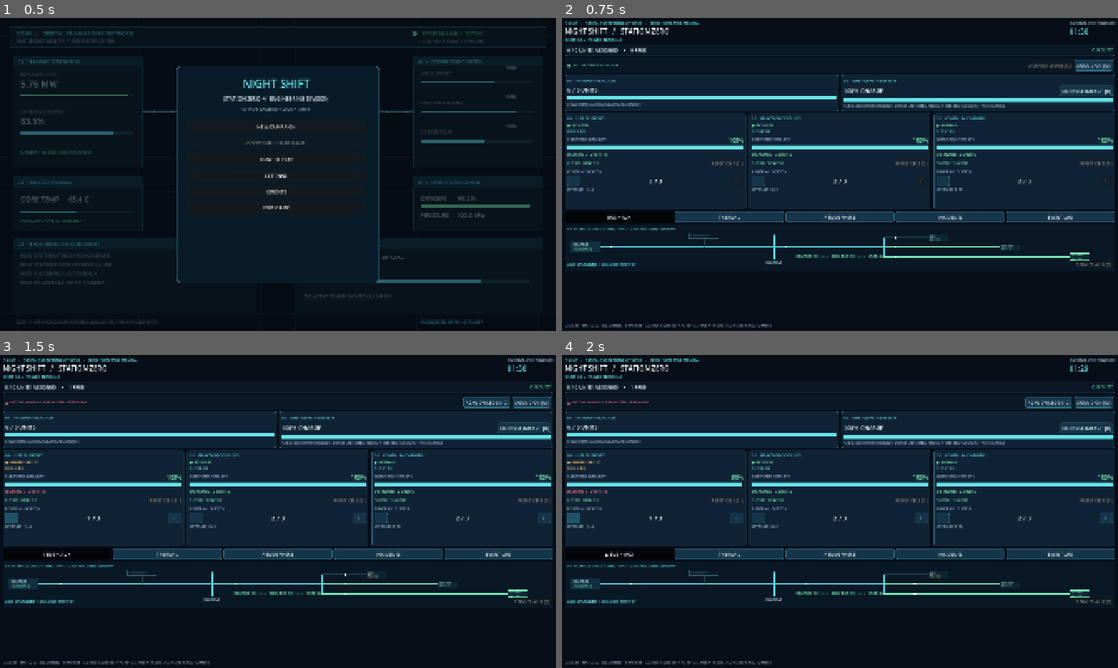
Above: before the commit, frames 1-4 (two rows, left to right).
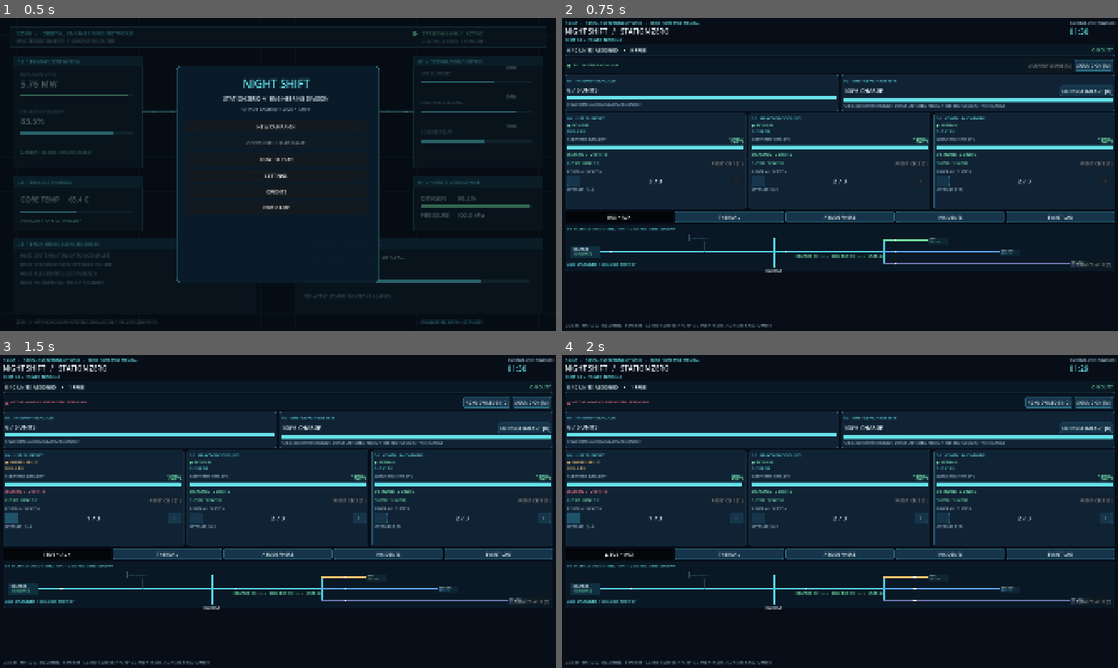
Above: after the commit, the same moments.

Repository: JIGSAW-HJH/GameDev
Game: Godot game, scene res://scenes/main.tscn
Two runs of this game, one before a commit and one after it. Both use one fixed random seed, a clock stepped at 60 frames per second and the inputs below.
Inputs:
- Up to frame 1 (0.5 s): no input
- Up to frame 2 (0.75 s): click "NEW CAMPAIGN" at 0.5 s
- Up to frame 3 (1.5 s): click "−" at 1.25 s
- Up to frame 4 (2 s): no input

Frame 1 is identical in both runs. In frame 2, 1.6% of the frame differs, in the area x 1-95%, y 68-82%; in frame 3, 1.6%; in frame 4, 1.6%.

Commit message:
V1.2.1 expand live bus diagram vertical spacing and color-code branches

Diff:
--- a/NightShift-StationZero/scripts/bus_diagram.gd
+++ b/NightShift-StationZero/scripts/bus_diagram.gd
@@ -13,7 +13,11 @@
 const YELLOW := Color("#ffc56e")
 const RED := Color("#ff7187")
 const FAINT := Color("#325367")
-const TEXT := Color("#b3cedc")
+const TEXT := Color("#d7e7ed")
+const LIFE := Color("#6ee0a2")
+const COOLING := Color("#5fa7ff")
+const COMMS := Color("#bd94ff")
+const ORANGE := Color("#ffb66d")
 
 func _process(delta: float) -> void:
     animation_time += delta
@@ -25,32 +29,32 @@
         return
     var font: Font = ThemeDB.fallback_font
     var label_size := 12
-    var mid_y := 51.0
+    var mid_y := 68.0
     var source_x := 95.0
     var bus_x := w * 0.38
     var branch_x := w * 0.58
     var ends := [w * 0.70, w * 0.83, w * 0.96]
-    var branch_ys := [18.0, 51.0, 84.0]
+    var branch_ys := [27.0, 68.0, 109.0]
     var live_color: Color = RED if brownout else BLUE
-    draw_rect(Rect2(9.0, 31.0, 104.0, 40.0), Color("#102f40"), true)
-    draw_rect(Rect2(9.0, 31.0, 104.0, 40.0), BLUE, false, 1.0)
-    draw_string(font, Vector2(20.0, 47.0), "REACTOR", HORIZONTAL_ALIGNMENT_LEFT, -1, label_size, TEXT)
-    draw_string(font, Vector2(25.0, 62.0), "%d / 6 UNITS" % reactor_units, HORIZONTAL_ALIGNMENT_LEFT, -1, 11, GREEN if reactor_units == 6 else YELLOW)
+    draw_rect(Rect2(9.0, 48.0, 104.0, 40.0), Color("#102f40"), true)
+    draw_rect(Rect2(9.0, 48.0, 104.0, 40.0), ORANGE, false, 1.0)
+    draw_string(font, Vector2(20.0, 64.0), "REACTOR", HORIZONTAL_ALIGNMENT_LEFT, -1, label_size, TEXT)
+    draw_string(font, Vector2(25.0, 79.0), "%d / 6 UNITS" % reactor_units, HORIZONTAL_ALIGNMENT_LEFT, -1, 11, GREEN if reactor_units == 6 else YELLOW)
     _wire(Vector2(113.0, mid_y), Vector2(bus_x, mid_y), live_color, reactor_units > 0)
     var battery_x := w * 0.25
     var battery_color: Color = GREEN if battery_online else FAINT
-    _wire(Vector2(battery_x, 17.0), Vector2(battery_x, mid_y), battery_color, battery_online)
-    draw_rect(Rect2(battery_x - 49.0, 1.0, 98.0, 20.0), battery_color, false, 1.0)
-    draw_string(font, Vector2(battery_x - 44.0, 15.0), "BATTERY +2" if battery_online else "BATTERY OFF", HORIZONTAL_ALIGNMENT_LEFT, -1, 10, battery_color)
-    draw_line(Vector2(bus_x, 10.0), Vector2(bus_x, 94.0), live_color, 5.0, true)
-    draw_string(font, Vector2(bus_x - 30.0, 109.0), "MAIN BUS", HORIZONTAL_ALIGNMENT_LEFT, -1, 11, TEXT)
+    _wire(Vector2(battery_x, 30.0), Vector2(battery_x, mid_y), battery_color, battery_online)
+    draw_rect(Rect2(battery_x - 49.0, 7.0, 98.0, 25.0), battery_color, false, 1.0)
+    draw_string(font, Vector2(battery_x - 44.0, 24.0), "BATTERY +2" if battery_online else "BATTERY OFF", HORIZONTAL_ALIGNMENT_LEFT, -1, 10, battery_color)
+    draw_line(Vector2(bus_x, 18.0), Vector2(bus_x, 119.0), live_color, 5.0, true)
+    draw_string(font, Vector2(bus_x - 30.0, 138.0), "MAIN BUS", HORIZONTAL_ALIGNMENT_LEFT, -1, 11, TEXT)
     _wire(Vector2(bus_x, mid_y), Vector2(branch_x, mid_y), live_color, true)
     draw_line(Vector2(branch_x, branch_ys[0]), Vector2(branch_x, branch_ys[2]), live_color, 3.0, true)
     var names := ["LIFE", "COOLING", "COMMS"]
     for i in range(3):
         var y: float = branch_ys[i]
         var okay: bool = load_units[i] >= demand_units[i]
-        var branch_color: Color = GREEN if okay else YELLOW
+        var branch_color: Color = [LIFE, COOLING, COMMS][i] if okay else YELLOW
         if load_units[i] == 0 or breakers_tripped[i]:
             branch_color = RED
         _wire(Vector2(branch_x, y), Vector2(ends[i] - 72.0, y), branch_color, load_units[i] > 0 and not breakers_tripped[i])
